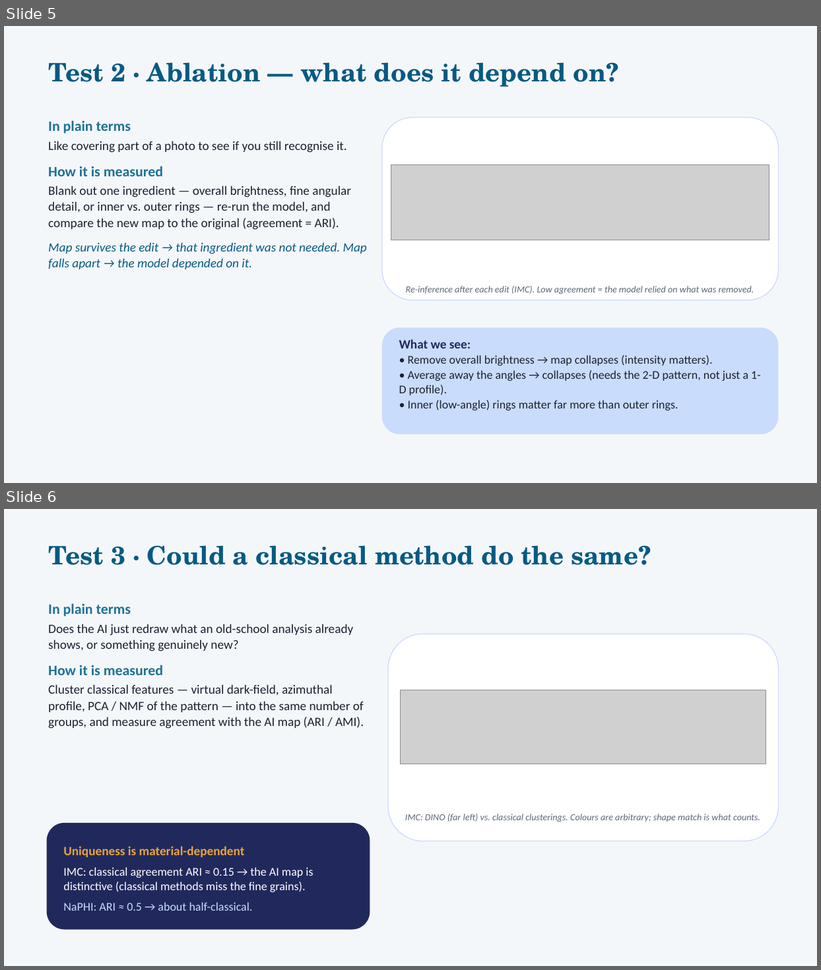
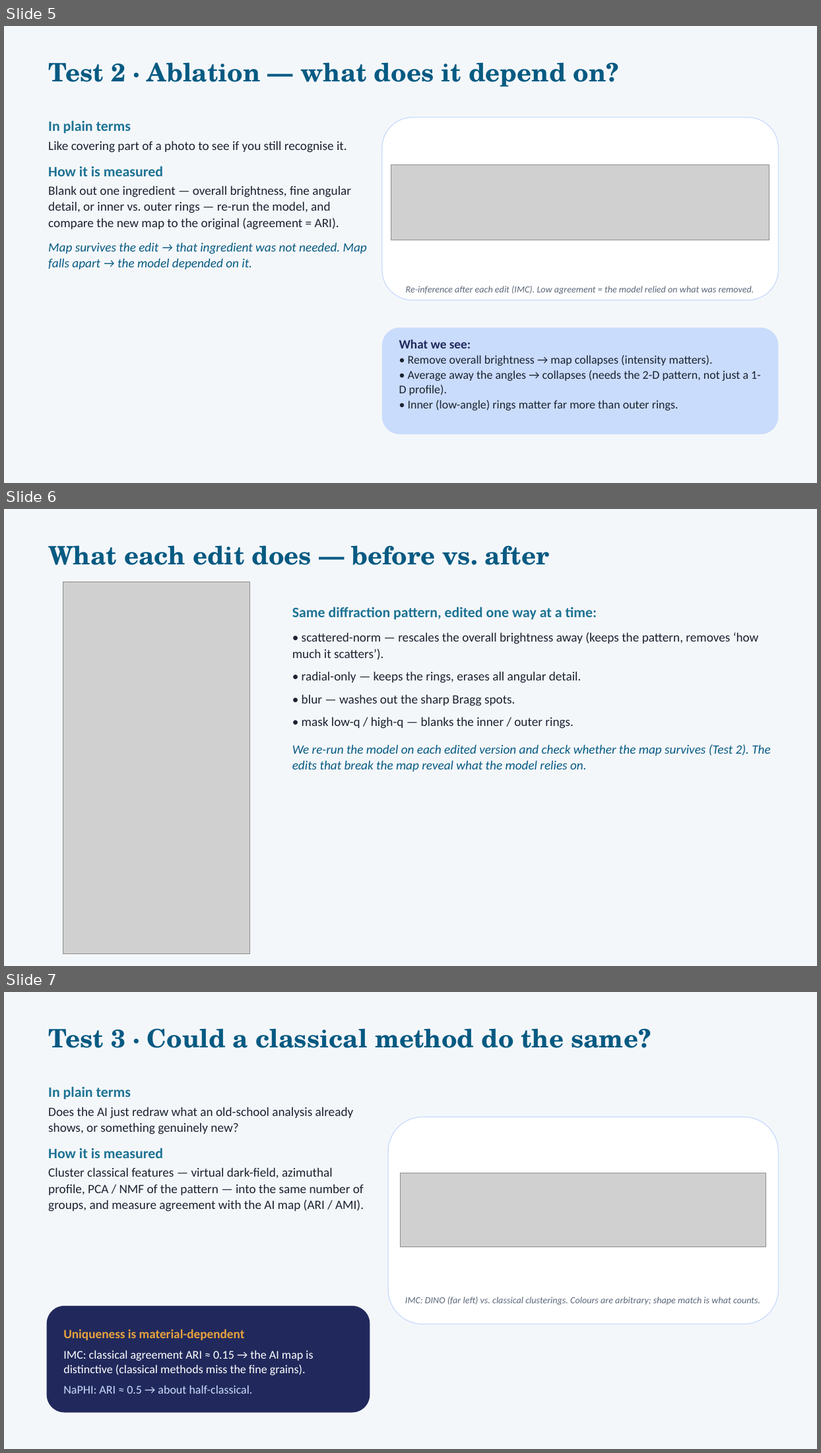
Before and after one commit to DanielKhaykelson/dino-4dstem, a slide deck: docs/explainer/interpretation_explainer.pptx. Shown one above the other, each under a label of ours: slides 5 and 6 before the commit, slides 5, 6 and 7 after it. The pictures are 821x970 and 821x1453 pixels, drawn with LibreOffice and Linux fonts; fonts in the diff are those of the drawing; grey boxes stand for pictures. Boxes give left, top, right and bottom in pixels: in the first picture for what was removed or moved away, otherwise in the second. Text is boxed around its words. In the diff, an @@ line names an element or a change of style, - is before the commit and + after.

```diff
--- a/docs/explainer/interpretation_explainer.pptx
+++ b/docs/explainer/interpretation_explainer.pptx
@@ slide 6 added at bbox=[4, 509, 817, 966], background #FFFFFF @@
@@ rectangle added at bbox=[4, 509, 817, 966], fill #F4F7FA @@
@@ text added at bbox=[48, 545, 550, 565], 30 pt, text #065A82, bold @@
+What each edit does — before vs. after
@@ picture added at bbox=[63, 582, 250, 955] @@
@@ text added at bbox=[292, 607, 770, 772], 15 pt, text #1A2230 @@
+Same diffraction pattern, edited one way at a time:
+• scattered-norm — rescales the overall brightness away (keeps the pattern, removes ‘how much it scatters’).
+• radial-only — keeps the rings, erases all angular detail.
+• blur — washes out the sharp Bragg spots.
+• mask low-q / high-q — blanks the inner / outer rings.
+We re-run the model on each edited version and check whether the map survives (Test 2). The edits that break the map reveal what the model relies on.
@@ what was slide 6 is now slide 7 @@
```
Also in this commit, not shown: 1 slide changed, 1 other slide added, 1 slide removed, 30 other files.
